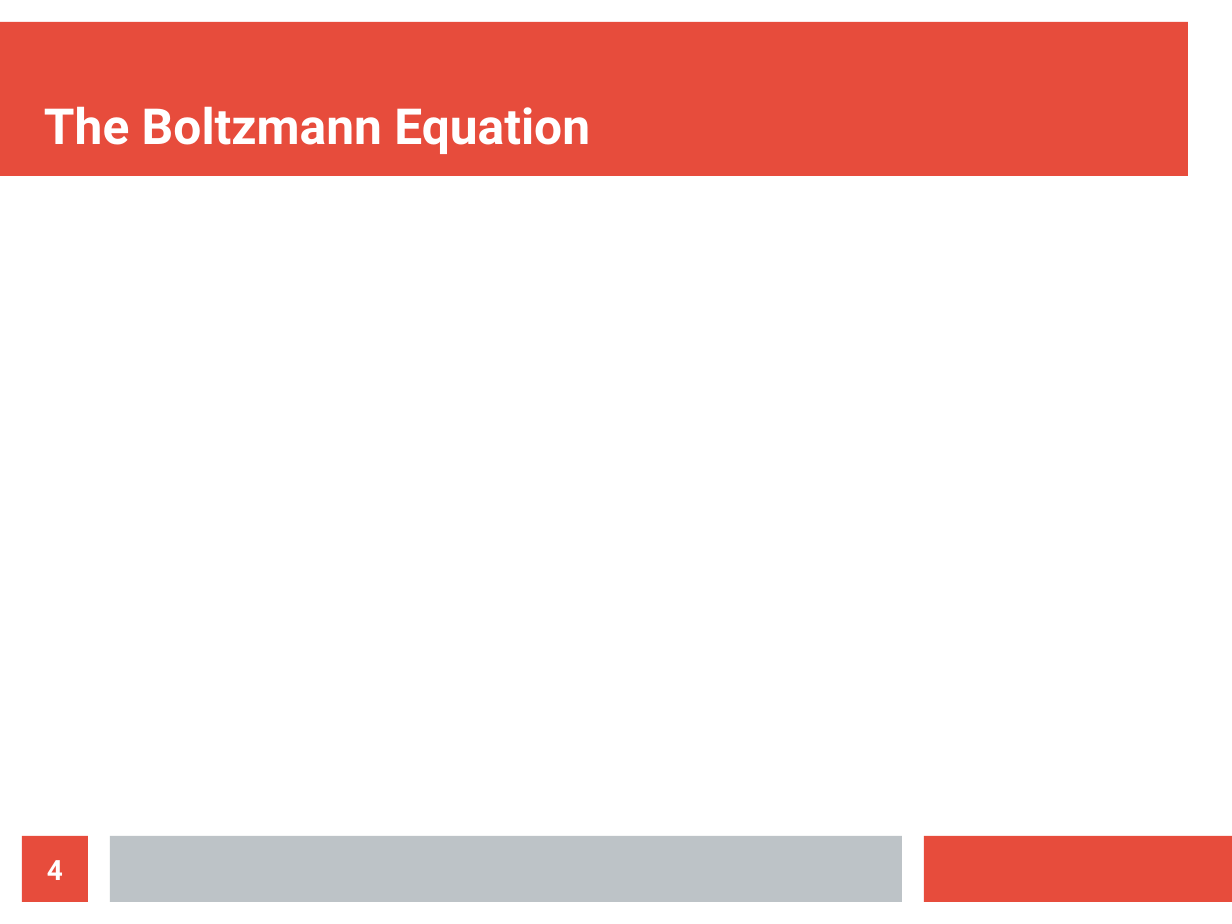
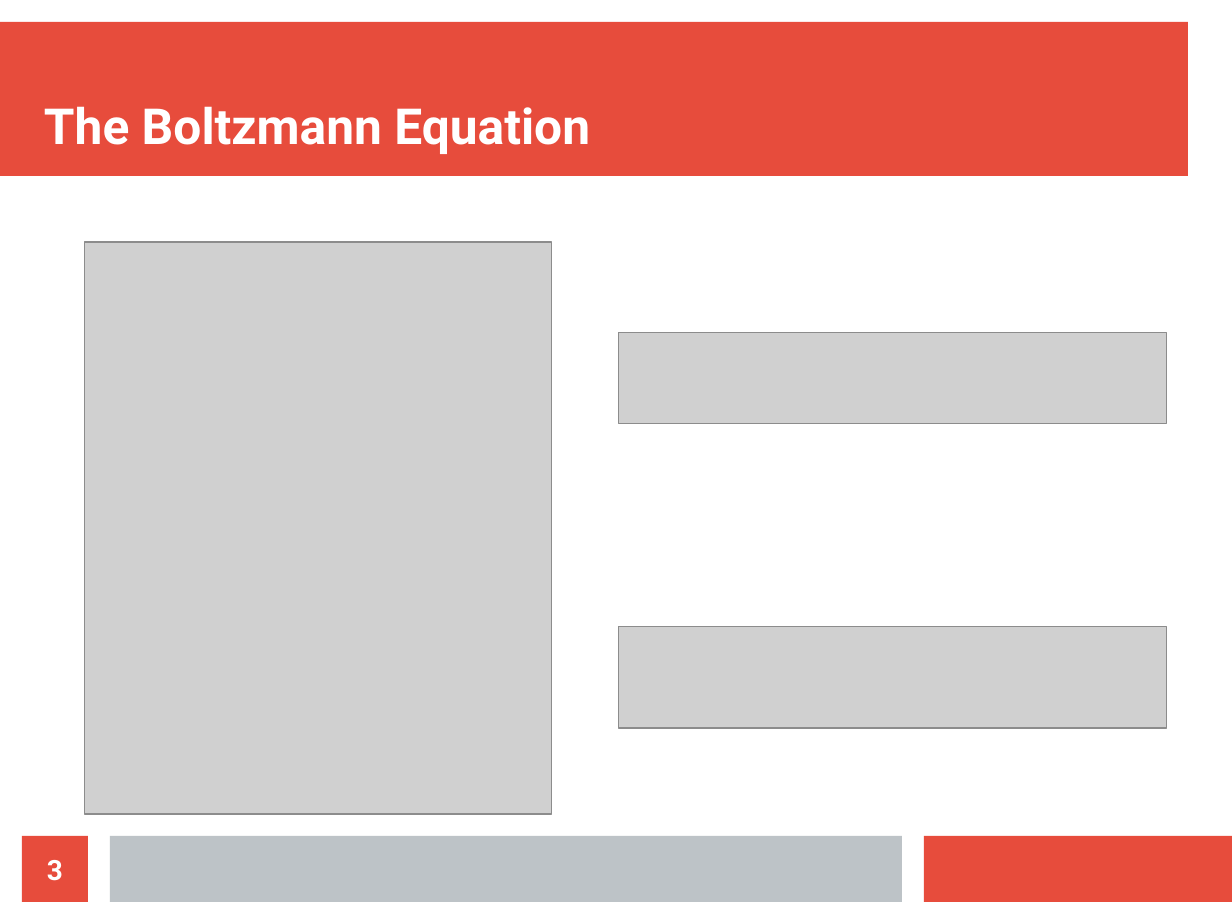
Before and after one commit to ClarkGuilty/2018, a slide deck: slide 3 of MOCa/diap.odp (slide 4 before the commit). Drawn at 1232x924 pixels with LibreOffice and Linux fonts; fonts in the diff are those of the drawing; grey boxes stand for pictures. Boxes give left, top, right and bottom in pixels: in the first picture for what was removed or moved away, otherwise in the second. Text is boxed around its words. In the diff, an @@ line names an element or a change of style, - is before the commit and + after.

```diff
--- a/MOCa/diap.odp
+++ b/MOCa/diap.odp
@@ picture added at (84, 243, 551, 815) @@
@@ picture added at (619, 333, 1167, 424) @@
@@ picture added at (619, 626, 1167, 728) @@
@@ page number at (47, 860, 63, 881): text changed @@
-4
+3
```
Also in this commit, not shown: 3 other slides changed, 3 slides added, 3 slides removed, 14 other files.
